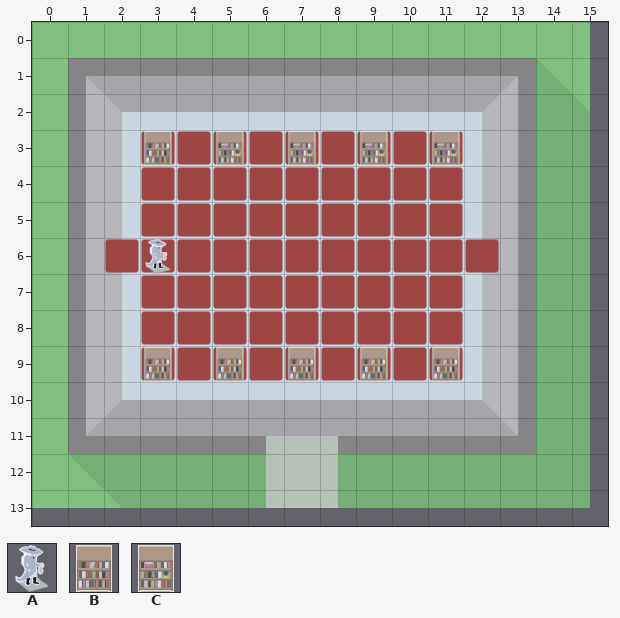
Two versions of a level (Tiled map, src/resources/maps-v2/level-07.tmx). The picture above was drawn from the file before the commit.
Cells are 75x75 px. Shown: x 0..15, y 0..13. Not drawn, because the pictures are missing: unchanged layer "Decorations".
Key: from "assets": A 0 "START", B 18 "WALL", C 19 "WALL".
_ is an empty cell.
Objects are placed by their top-left corner, in cells (3,4 is the top-left corner of cell 3,4); size is 1x1 cell unless given.
Layers that did not change in this view are not listed.
Layer "Assets" before, first column x 0:
 0 ________________
 1 ________________
 2 ________________
 3 ___B_C_C_C_C____
 4 ________________
 5 ________________
 6 ___A____________
 7 ________________
 8 ________________
 9 ___B_B_B_B_B____
10 ________________
11 ________________
12 ________________
13 ________________
And afterwards:
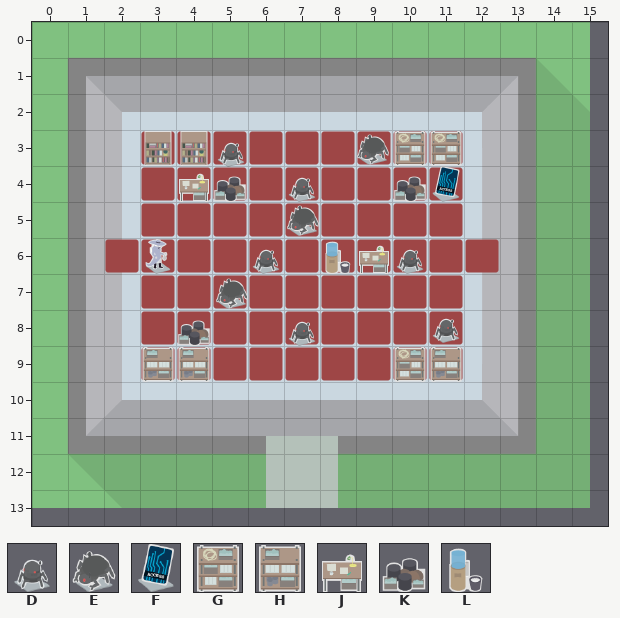
Further tiles: from "assets": D 2 "ENEMY", E 3 "SCRAMBLE_ENEMY", F 11 "KEY", G 20 "WALL", H 21 "WALL", J 30 "WALL", K 38 "WALL", L 39 "WALL".
What changed:
Changed rows in their new state; . is an unchanged cell.
Layer "Assets":
first column x 3:
 3 CC_._._GG
 4 .JK....K.
 6 .....LJ..
 8 .K.......
 9 HH_._._GH
Layer "Random Key" (now shown):
added: F "KEY" at 11,4
Layer "Random Enemies" (now shown):
added: D "ENEMY" at 5,3
added: D "ENEMY" at 7,4
added: D "ENEMY" at 6,6
added: D "ENEMY" at 10,6
added: D "ENEMY" at 11,7.9
added: D "ENEMY" at 7,8
Layer "Scramble Enemies":
added: E "SCRAMBLE_ENEMY" at 9,3
added: E "SCRAMBLE_ENEMY" at 7,4.9
added: E "SCRAMBLE_ENEMY" at 5.1,7
